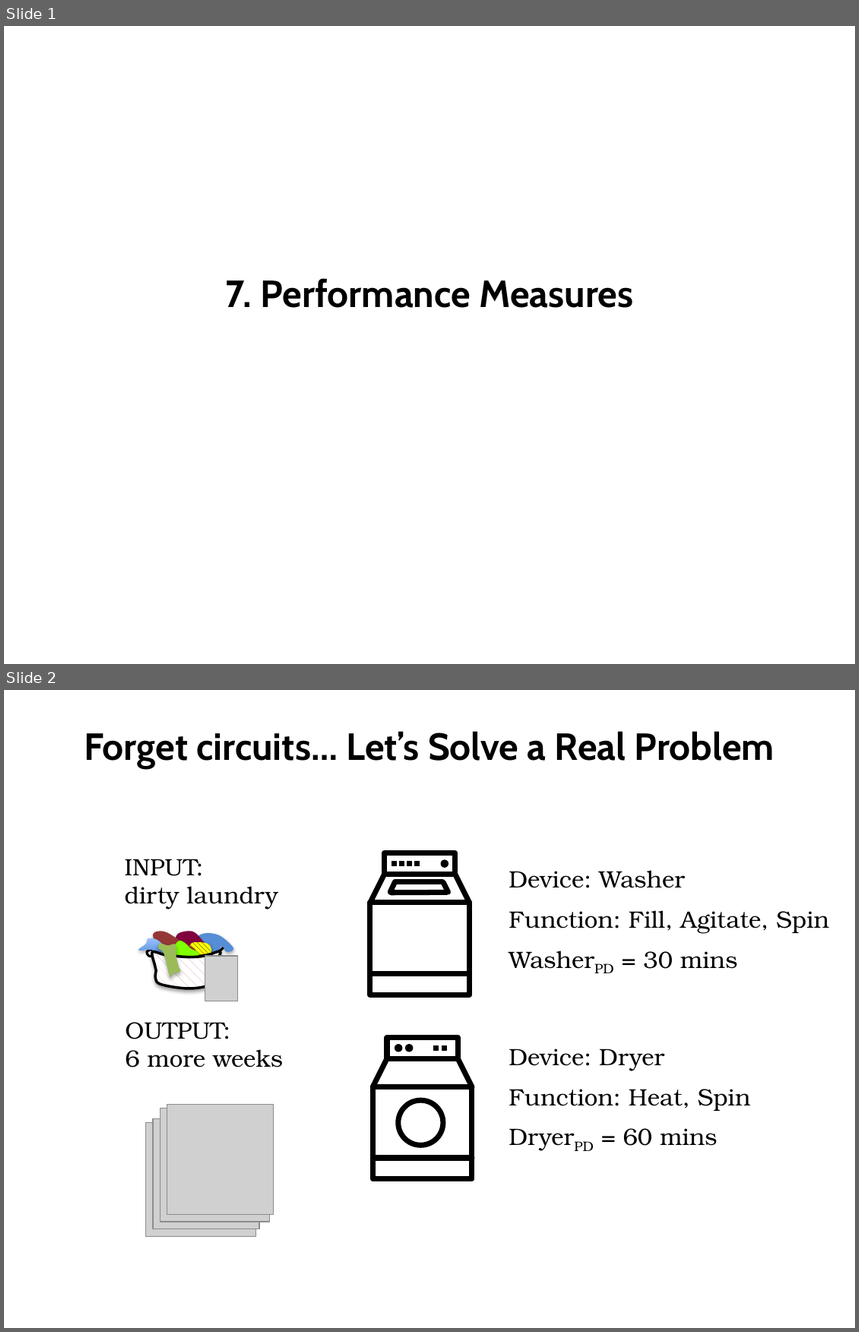
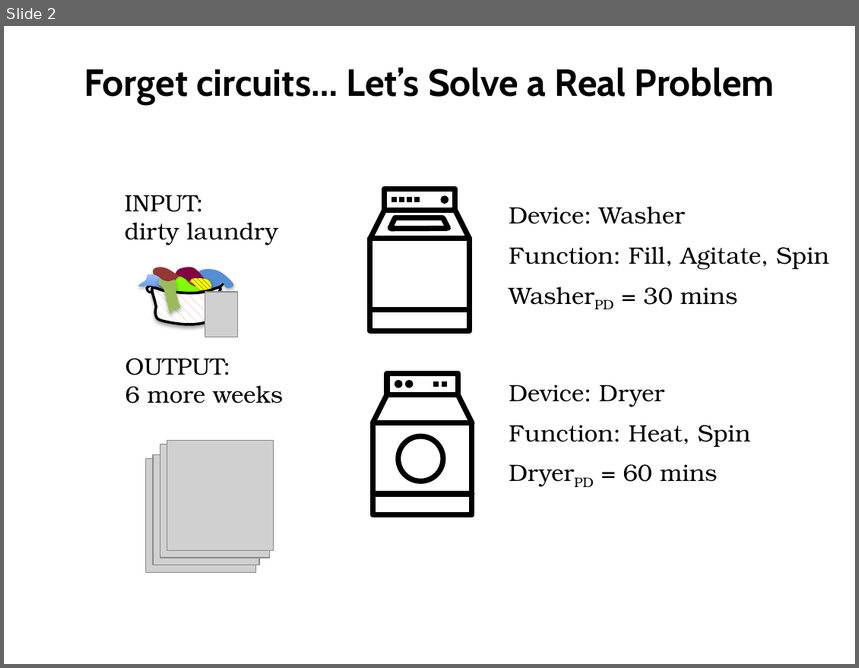
Before and after one commit to computation-structures/course, a slide deck: lecture_slides/pipelined.pptx. Shown one above the other, each under a label of ours: slides 1 and 2 before the commit, slide 2 after it. The pictures are 859x1332 and 859x668 pixels, drawn with LibreOffice and Linux fonts; fonts in the diff are those of the drawing; grey boxes stand for pictures. Boxes give left, top, right and bottom in pixels: in the first picture for what was removed or moved away, otherwise in the second. Text is boxed around its words. In the diff, an @@ line names an element or a change of style, - is before the commit and + after.

```diff
--- a/lecture_slides/pipelined.pptx
+++ b/lecture_slides/pipelined.pptx
@@ slide 1 removed at (4, 26, 855, 664), background #FFFFFF @@
@@ title removed at (225, 278, 633, 308) @@
-7. Performance Measures
```
Also in this commit, not shown: 1 slide added, 40 other files.
